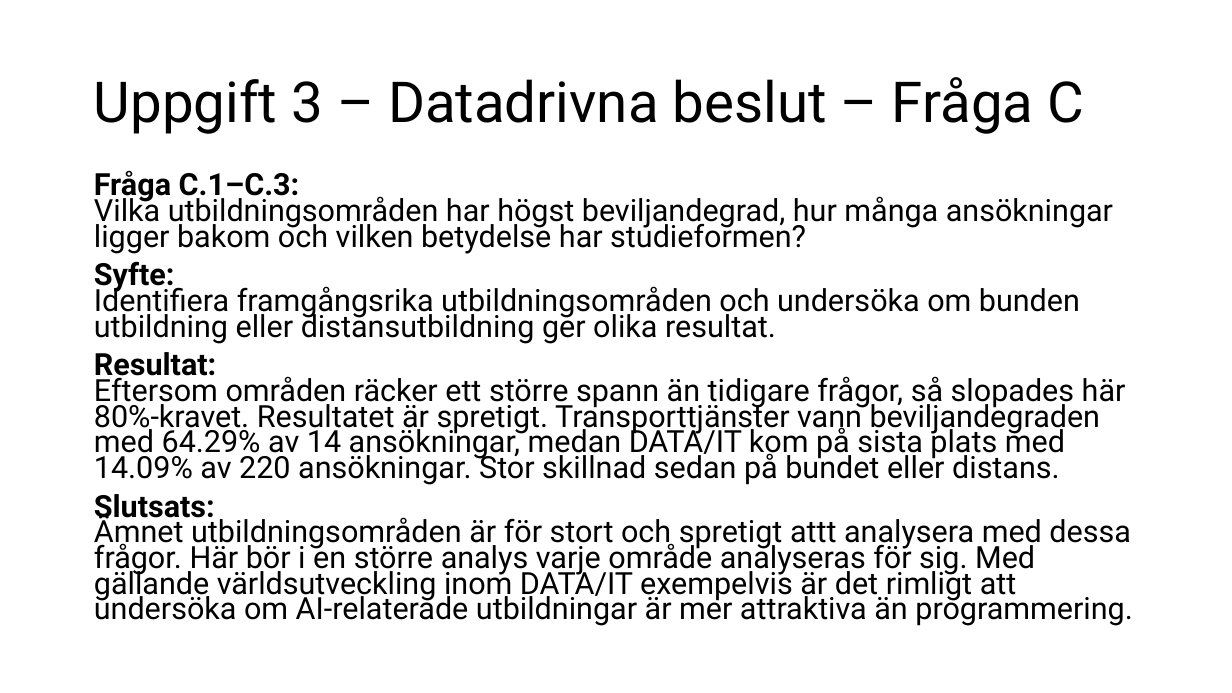
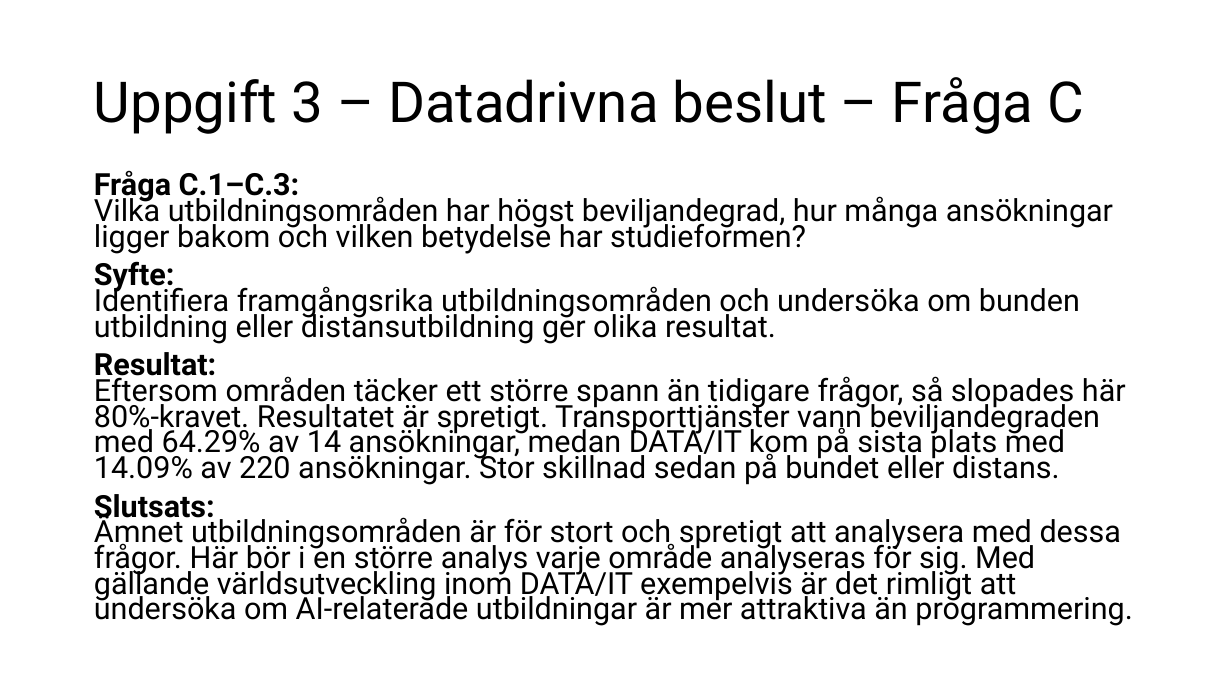
Before and after one commit to dosselicious/the_skool_jens_dossel, a slide deck: slide 16 of The Skool - Jens Dossel.pptx. Drawn at 1232x693 pixels with LibreOffice and Linux fonts; fonts in the diff are those of the drawing. Boxes give left, top, right and bottom in pixels: in the first picture for what was removed or moved away, otherwise in the second. Text is boxed around its words. In the diff, an @@ line names an element or a change of style, - is before the commit and + after.

```diff
--- a/The Skool - Jens Dossel.pptx
+++ b/The Skool - Jens Dossel.pptx
@@ text at (x1=94, y1=352, x2=1132, y2=626): text changed @@
-Resultat:
-Eftersom områden räcker ett större spann än tidigare frågor, så slopades här 80%-kravet. Resultatet är spretigt. Transporttjänster vann beviljandegraden med 64.29% av 14 ansökningar, medan DATA/IT kom på sista plats med 14.09% av 220 ansökningar. Stor skillnad sedan på bundet eller distans.
-Slutsats:
-Ämnet utbildningsområden är för stort och spretigt attt analysera med dessa frågor. Här bör i en större analys varje område analyseras för sig. Med gällande världsutveckling inom DATA/IT exempelvis är det rimligt att undersöka om AI-relaterade utbildningar är mer attraktiva än programmering.
+Resultat:
+Eftersom områden täcker ett större spann än tidigare frågor, så slopades här 80%-kravet. Resultatet är spretigt. Transporttjänster vann beviljandegraden med 64.29% av 14 ansökningar, medan DATA/IT kom på sista plats med 14.09% av 220 ansökningar. Stor skillnad sedan på bundet eller distans.
+Slutsats:
+Ämnet utbildningsområden är för stort och spretigt att analysera med dessa frågor. Här bör i en större analys varje område analyseras för sig. Med gällande världsutveckling inom DATA/IT exempelvis är det rimligt att undersöka om AI-relaterade utbildningar är mer attraktiva än programmering.
```
Also in this commit, not shown: 4 other slides changed, 1 other file.
